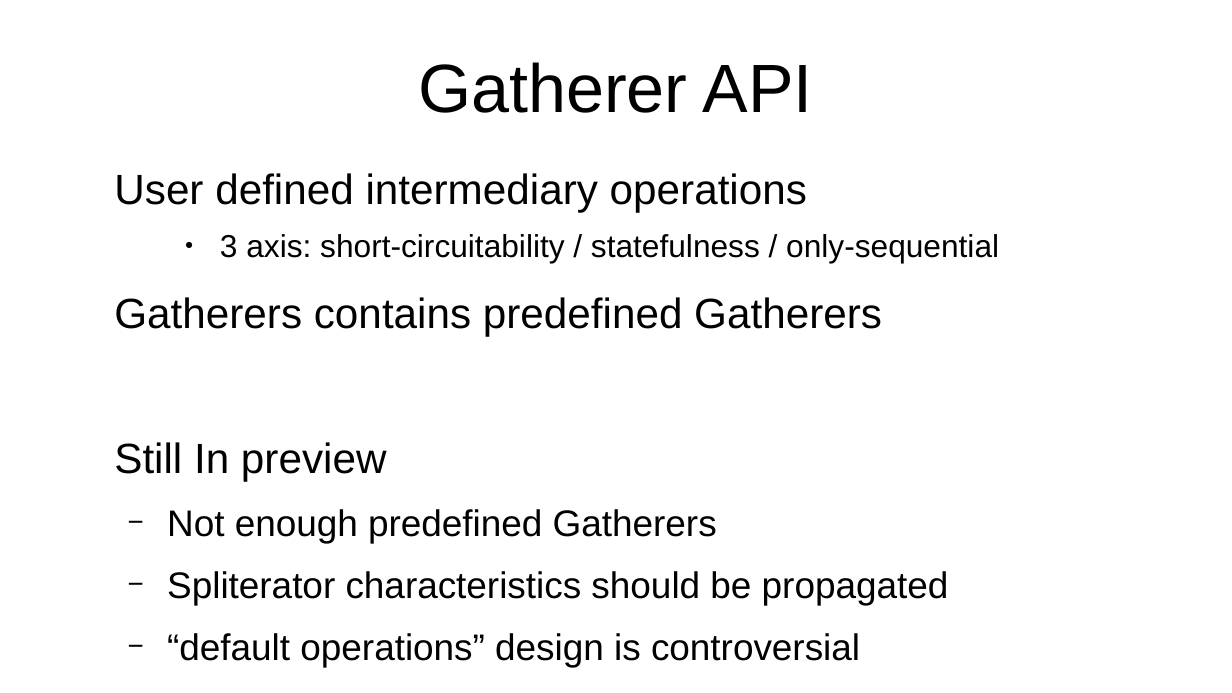
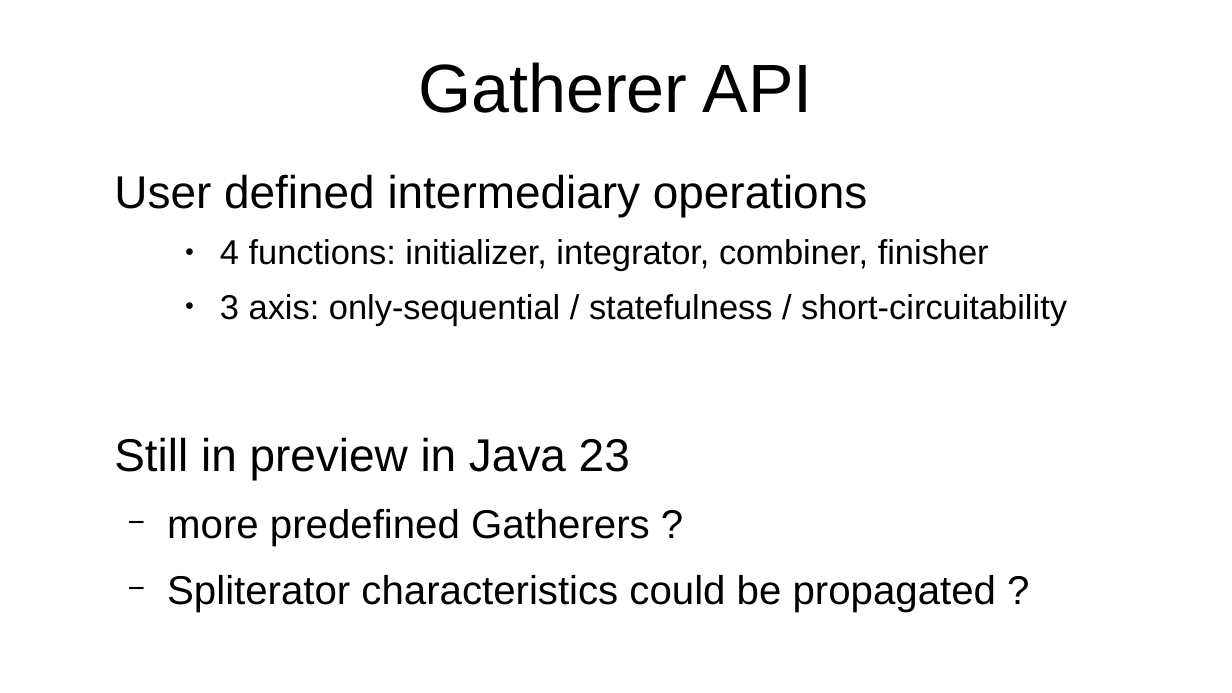
Before and after one commit to forax/we_are_all_to_gather, a slide deck: slide 27 of We are all to gather.odp. Drawn at 1232x693 pixels with LibreOffice and Linux fonts; fonts in the diff are those of the drawing. Boxes give left, top, right and bottom in pixels: in the first picture for what was removed or moved away, otherwise in the second. Text is boxed around its words. In the diff, an @@ line names an element or a change of style, - is before the commit and + after.

```diff
--- a/We are all to gather.odp
+++ b/We are all to gather.odp
@@ text at (114,174,867,216): size 27.2 to 29.6 pt in "User defined intermediary operations" @@
@@ text at (114,239,1067,612): text changed; size 23.8 to 22.2 pt @@
-    ● 3 axis: short-circuitability / statefulness / only-sequential
-Gatherers contains predefined Gatherers
-Still In preview
-  − Not enough predefined Gatherers
-  − Spliterator characteristics should be propagated
-  − “default operations” design is controversial
+    ● 4 functions: initializer, integrator, combiner, finisher
+    ● 3 axis: only-sequential / statefulness / short-circuitability
+Still in preview in Java 23
+  − more predefined Gatherers ?
+  − Spliterator characteristics could be propagated ?
```
Also in this commit, not shown: 11 other slides changed, 7 slides added, 7 slides removed, 1 other file.
